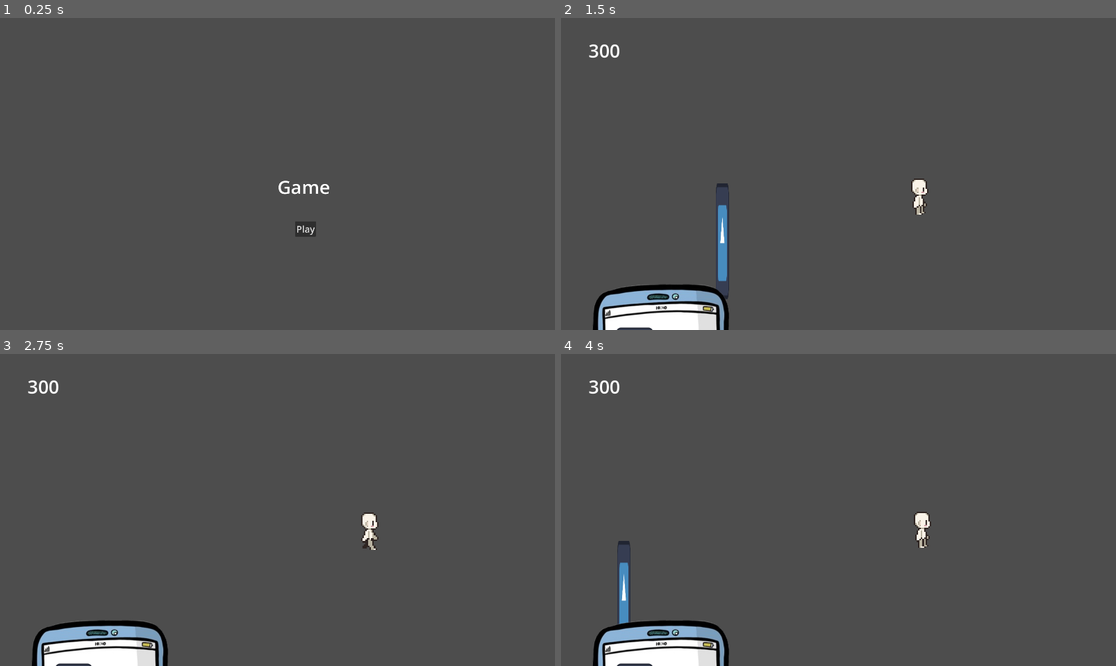
Above: before the commit, frames 1-4 (two rows, left to right).
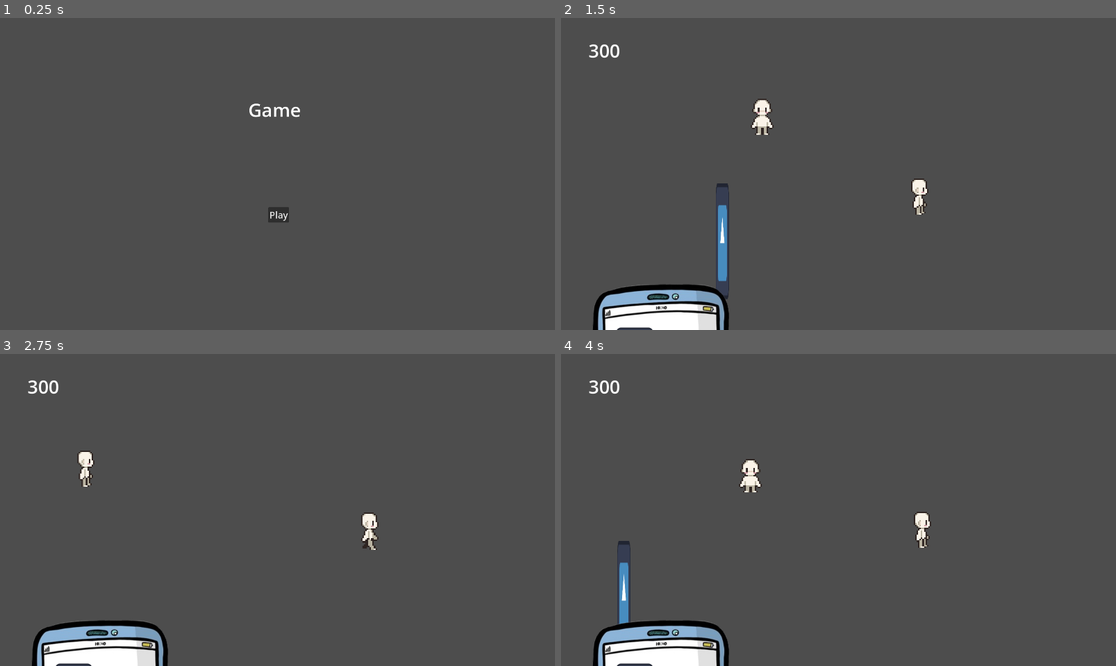
Above: after the commit, the same moments.

Repository: GiFlorin/backpacker-craze
Game: Godot game, scene res://Assets/UI/main_menu.tscn
The game is run twice, just before and just after one commit, with the same random seed, the same clock (stepped at 60 frames per second) and the same inputs. This scene is started directly instead of the project's main scene. The engine's default icon, where the game draws it, is replaced by a stand-in: a white triangle on a blue panel in a dark square.
Inputs (mouse positions are in pixels of both pictures, inside the frame that each line leads up to):
- Up to frame 1 (0.25 s): no input
- Up to frame 2 (1.5 s): click "Play" at 0.5 s; move the mouse to (960, 158) at 1.27 s; hold D (Right) from 1.28 s (still down); tap E (Interaction) at 1.35 s
- Up to frame 3 (2.75 s): keep holding D (Right); tap Up (Up) at 1.52, 2.27 s; move the mouse to (166, 525) at 2.02 s; tap E (Interaction) at 2.1 s
- Up to frame 4 (4 s): move the mouse to (894, 441) at 2.77 s; release D (Right) at 2.78 s; hold A (Left) 2.78-3.53 s; hold Ctrl (Run) 2.78-3.53 s; tap E (Interaction) at 3.05, 3.6 s; move the mouse to (810, 572) at 3.52 s; hold D (Right) from 3.53 s (still down); tap Up (Up) at 3.77 s

The runs differ from the first frame. In frame 1, 0.7% of the frame differs, in the area x 44-60%, y 27-71%; in frame 2, 0.3%; in frame 3, 0.3%; in frame 4, 0.3%.

Commit message:
test npc roaming

Diff:
--- a/Assets/Features/Destinations/tests/du_1.tscn
+++ b/Assets/Features/Destinations/tests/du_1.tscn
@@ -1,25 +1,29 @@
-[gd_scene load_steps=4 format=3 uid="uid://ju21ncpn3rae"]
+[gd_scene format=3 uid="uid://ju21ncpn3rae"]
 
 [ext_resource type="PackedScene" uid="uid://bnxhl4u2pv02m" path="res://Assets/Core/GUI/gui.tscn" id="2_jrfnj"]
 [ext_resource type="PackedScene" uid="uid://cfw8yi70insj3" path="res://Assets/Features/Player/top-down/player_top_down.tscn" id="3_34r65"]
+[ext_resource type="PackedScene" uid="uid://c05w6fpga42ua" path="res://Assets/Features/NPCs/test_NPC/test_NPC.tscn" id="4_koavb"]
 [ext_resource type="Texture2D" uid="uid://7q8nimwtc8d4" path="res://Assets/Shared/icon.svg" id="4_wcbp4"]
 
-[node name="du_1" type="Node2D"]
+[node name="du_1" type="Node2D" unique_id=1763371090]
 
-[node name="GUI" parent="." instance=ExtResource("2_jrfnj")]
+[node name="GUI" parent="." unique_id=1760749710 instance=ExtResource("2_jrfnj")]
 
-[node name="y-sort" type="Node2D" parent="."]
+[node name="y-sort" type="Node2D" parent="." unique_id=1620348064]
 y_sort_enabled = true
 
-[node name="player_top_down" parent="y-sort" instance=ExtResource("3_34r65")]
+[node name="player_top_down" parent="y-sort" unique_id=409976025 instance=ExtResource("3_34r65")]
 position = Vector2(210, 127)
 
-[node name="Camera2D" type="Camera2D" parent="y-sort/player_top_down"]
+[node name="Camera2D" type="Camera2D" parent="y-sort/player_top_down" unique_id=598675472]
 position = Vector2(-210, -127)
 position_smoothing_enabled = true
 
-[node name="Icon" type="Sprite2D" parent="y-sort"]
+[node name="Icon" type="Sprite2D" parent="y-sort" unique_id=20896120]
 position = Vector2(-354, 433)
 scale = Vector2(0.3577375, 3.1244721)
 texture = ExtResource("4_wcbp4")
 offset = Vector2(2.7953491, -64.01081)
+
+[node name="TestNpc" parent="." unique_id=56760943 instance=ExtResource("4_koavb")]
+position = Vector2(-215, -149)
--- /dev/null
+++ b/Assets/Features/NPCs/Dialogue/dialogue.tscn
@@ -0,0 +1,14 @@
+[gd_scene format=3 uid="uid://8xfdssj8seon"]
+
+[node name="Dialogue" type="Control" unique_id=1369785993]
+layout_mode = 3
+anchors_preset = 15
+anchor_right = 1.0
+anchor_bottom = 1.0
+grow_horizontal = 2
+grow_vertical = 2
+
+[node name="NinePatchRect" type="NinePatchRect" parent="." unique_id=1302491801]
+layout_mode = 0
+offset_right = 40.0
+offset_bottom = 40.0
--- /dev/null
+++ b/Assets/Features/NPCs/test_NPC/test_NPC.tscn
@@ -0,0 +1,232 @@
+[gd_scene format=3 uid="uid://c05w6fpga42ua"]
+
+[ext_resource type="Texture2D" uid="uid://dylf6buecphv2" path="res://Assets/Features/Player/top-down/16x32 All Animations-Sheet.png" id="1_7h0l3"]
+[ext_resource type="Script" uid="uid://c7bus7cn577hl" path="res://Assets/Features/NPCs/test_NPC/test_npc.gd" id="1_7l48l"]
+
+[sub_resource type="AtlasTexture" id="AtlasTexture_kuldf"]
+atlas = ExtResource("1_7h0l3")
+region = Rect2(608, 32, 32, 32)
+
+[sub_resource type="AtlasTexture" id="AtlasTexture_nhnp1"]
+atlas = ExtResource("1_7h0l3")
+region = Rect2(576, 32, 32, 32)
+
+[sub_resource type="AtlasTexture" id="AtlasTexture_de3b5"]
+atlas = ExtResource("1_7h0l3")
+region = Rect2(544, 32, 32, 32)
+
+[sub_resource type="AtlasTexture" id="AtlasTexture_kg1ta"]
+atlas = ExtResource("1_7h0l3")
+region = Rect2(0, 32, 32, 32)
+
+[sub_resource type="AtlasTexture" id="AtlasTexture_660pn"]
+atlas = ExtResource("1_7h0l3")
+region = Rect2(32, 32, 32, 32)
+
+[sub_resource type="AtlasTexture" id="AtlasTexture_fla6f"]
+atlas = ExtResource("1_7h0l3")
+region = Rect2(64, 32, 32, 32)
+
+[sub_resource type="AtlasTexture" id="AtlasTexture_molsn"]
+atlas = ExtResource("1_7h0l3")
+region = Rect2(96, 32, 32, 32)
+
+[sub_resource type="AtlasTexture" id="AtlasTexture_h7sgc"]
+atlas = ExtResource("1_7h0l3")
+region = Rect2(256, 32, 32, 32)
+
+[sub_resource type="AtlasTexture" id="AtlasTexture_p7qt4"]
+atlas = ExtResource("1_7h0l3")
+region = Rect2(288, 32, 32, 32)
+
+[sub_resource type="AtlasTexture" id="AtlasTexture_auige"]
+atlas = ExtResource("1_7h0l3")
+region = Rect2(320, 32, 32, 32)
+
+[sub_resource type="AtlasTexture" id="AtlasTexture_o20xd"]
+atlas = ExtResource("1_7h0l3")
+region = Rect2(352, 32, 32, 32)
+
+[sub_resource type="AtlasTexture" id="AtlasTexture_1esc4"]
+atlas = ExtResource("1_7h0l3")
+region = Rect2(0, 64, 32, 32)
+
+[sub_resource type="AtlasTexture" id="AtlasTexture_cldys"]
+atlas = ExtResource("1_7h0l3")
+region = Rect2(32, 64, 32, 32)
+
+[sub_resource type="AtlasTexture" id="AtlasTexture_0vn7e"]
+atlas = ExtResource("1_7h0l3")
+region = Rect2(64, 64, 32, 32)
+
+[sub_resource type="AtlasTexture" id="AtlasTexture_2tgr1"]
+atlas = ExtResource("1_7h0l3")
+region = Rect2(96, 64, 32, 32)
+
+[sub_resource type="AtlasTexture" id="AtlasTexture_y8ku8"]
+atlas = ExtResource("1_7h0l3")
+region = Rect2(256, 64, 32, 32)
+
+[sub_resource type="AtlasTexture" id="AtlasTexture_opb72"]
+atlas = ExtResource("1_7h0l3")
+region = Rect2(288, 64, 32, 32)
+
+[sub_resource type="AtlasTexture" id="AtlasTexture_hosa4"]
+atlas = ExtResource("1_7h0l3")
+region = Rect2(320, 64, 32, 32)
+
+[sub_resource type="AtlasTexture" id="AtlasTexture_o3qcu"]
+atlas = ExtResource("1_7h0l3")
+region = Rect2(352, 64, 32, 32)
+
+[sub_resource type="AtlasTexture" id="AtlasTexture_c8j2n"]
+atlas = ExtResource("1_7h0l3")
+region = Rect2(512, 64, 32, 32)
+
+[sub_resource type="AtlasTexture" id="AtlasTexture_ayxjw"]
+atlas = ExtResource("1_7h0l3")
+region = Rect2(544, 64, 32, 32)
+
+[sub_resource type="AtlasTexture" id="AtlasTexture_dqo4s"]
+atlas = ExtResource("1_7h0l3")
+region = Rect2(576, 64, 32, 32)
+
+[sub_resource type="AtlasTexture" id="AtlasTexture_k0msu"]
+atlas = ExtResource("1_7h0l3")
+region = Rect2(608, 64, 32, 32)
+
+[sub_resource type="SpriteFrames" id="SpriteFrames_7l48l"]
+animations = [{
+"frames": [{
+"duration": 1.0,
+"texture": SubResource("AtlasTexture_kuldf")
+}, {
+"duration": 1.0,
+"texture": SubResource("AtlasTexture_nhnp1")
+}, {
+"duration": 1.0,
+"texture": SubResource("AtlasTexture_de3b5")
+}],
+"loop": true,
+"name": &"idle_back",
+"speed": 5.0
+}, {
+"frames": [{
+"duration": 1.0,
+"texture": SubResource("AtlasTexture_kg1ta")
+}, {
+"duration": 1.0,
+"texture": SubResource("AtlasTexture_660pn")
+}, {
+"duration": 1.0,
+"texture": SubResource("AtlasTexture_fla6f")
+}, {
+"duration": 1.0,
+"texture": SubResource("AtlasTexture_molsn")
+}],
+"loop": true,
+"name": &"idle_front",
+"speed": 5.0
+}, {
+"frames": [{
+"duration": 1.0,
+"texture": SubResource("AtlasTexture_h7sgc")
+}, {
+"duration": 1.0,
+"texture": SubResource("AtlasTexture_p7qt4")
+}, {
+"duration": 1.0,
+"texture": SubResource("AtlasTexture_auige")
+}, {
+"duration": 1.0,
+"texture": SubResource("AtlasTexture_o20xd")
+}],
+"loop": true,
+"name": &"idle_side",
+"speed": 5.0
+}, {
+"frames": [{
+"duration": 1.0,
+"texture": SubResource("AtlasTexture_1esc4")
+}, {
+"duration": 1.0,
+"texture": SubResource("AtlasTexture_cldys")
+}, {
+"duration": 1.0,
+"texture": SubResource("AtlasTexture_0vn7e")
+}, {
+"duration": 1.0,
+"texture": SubResource("AtlasTexture_2tgr1")
+}],
+"loop": true,
+"name": &"walk_down",
+"speed": 5.0
+}, {
+"frames": [{
+"duration": 1.0,
+"texture": SubResource("AtlasTexture_y8ku8")
+}, {
+"duration": 1.0,
+"texture": SubResource("AtlasTexture_opb72")
+}, {
+"duration": 1.0,
+"texture": SubResource("AtlasTexture_hosa4")
+}, {
+"duration": 1.0,
+"texture": SubResource("AtlasTexture_o3qcu")
+}],
+"loop": true,
+"name": &"walk_side",
+"speed": 5.0
+}, {
+"frames": [{
+"duration": 1.0,
+"texture": SubResource("AtlasTexture_c8j2n")
+}, {
+"duration": 1.0,
+"texture": SubResource("AtlasTexture_ayxjw")
+}, {
+"duration": 1.0,
+"texture": SubResource("AtlasTexture_dqo4s")
+}, {
+"duration": 1.0,
+"texture": SubResource("AtlasTexture_k0msu")
+}],
+"loop": true,
+"name": &"walk_up",
+"speed": 5.0
+}]
+
+[sub_resource type="CapsuleShape2D" id="CapsuleShape2D_f6hga"]
+radius = 19.0
+height = 96.0
+
+[sub_resource type="CircleShape2D" id="CircleShape2D_l26g2"]
+radius = 136.29747
+
+[node name="TestNpc" type="CharacterBody2D" unique_id=56760943]
+script = ExtResource("1_7l48l")
+
+[node name="AnimatedSprite" type="AnimatedSprite2D" parent="." unique_id=441208552]
+texture_filter = 1
+position = Vector2(0, -65.99999)
+scale = Vector2(5, 5)
+sprite_frames = SubResource("SpriteFrames_7l48l")
+animation = &"idle_back"
+
+[node name="CollisionShape" type="CollisionShape2D" parent="." unique_id=368956144]
+position = Vector2(0, -53)
+shape = SubResource("CapsuleShape2D_f6hga")
+
+[node name="chat_detection_area" type="Area2D" parent="." unique_id=833621818]
+
+[node name="CollisionShape2D" type="CollisionShape2D" parent="chat_detection_area" unique_id=1391417237]
+position = Vector2(-1, -53)
+shape = SubResource("CircleShape2D_l26g2")
+
+[node name="Timer" type="Timer" parent="." unique_id=1030227786]
+autostart = true
+
+[connection signal="body_entered" from="chat_detection_area" to="." method="_on_chat_detection_area_body_entered"]
+[connection signal="body_exited" from="chat_detection_area" to="." method="_on_chat_detection_area_body_exited"]
+[connection signal="timeout" from="Timer" to="." method="_on_timer_timeout"]
--- /dev/null
+++ b/Assets/Features/NPCs/test_NPC/test_npc.gd
@@ -0,0 +1,80 @@
+extends CharacterBody2D
+@onready var animated_sprite: AnimatedSprite2D = $AnimatedSprite
+
+const speed = 300
+var cur_state = IDLE
+
+var dir = Vector2.RIGHT
+var start_pos
+
+var is_roaming: bool = true
+var is_chatting: bool = false
+
+var player
+var player_in_chat_zone
+
+enum {
+	IDLE,
+	NEW_DIR,
+	MOVE
+}
+
+func _ready():
+	randomize()
+	start_pos = position
+
+func _process(delta):
+	if cur_state == 0 or cur_state == 1:
+		animated_sprite.play("idle_front")
+		animated_sprite.flip_h = false
+	elif cur_state == 2 and !is_chatting:
+		if dir.x == -1:
+			animated_sprite.play("walk_side")
+			animated_sprite.flip_h = true
+		elif dir.x == 1:
+			animated_sprite.play("walk_side")
+			animated_sprite.flip_h = false
+
+		if dir.y == -1:
+			animated_sprite.play("walk_up")
+			animated_sprite.flip_h = false
+		elif dir.y == 1:
+			animated_sprite.play("walk_down")
+			animated_sprite.flip_h = false
+
+	if is_roaming:
+		match cur_state:
+			IDLE:
+				pass
+			NEW_DIR:
+				dir = choose([Vector2.RIGHT, Vector2.UP, Vector2.LEFT, Vector2.DOWN])
+			MOVE:
+				move(delta)
+
+	if Input.is_action_just_pressed("Interaction") and player_in_chat_zone:
+		print("chatting with npc")
+		is_roaming = false
+		is_chatting = true
+		animated_sprite.play("idle_front")
+
+func choose(array: Array):
+	array.shuffle()
+	return array.front()
+
+func move(delta):
+	if !is_chatting:
+		position += dir * speed * delta
+
+
+func _on_chat_detection_area_body_entered(body: Node2D) -> void:
+	if body.is_in_group("Player"):
+		player = body
+		player_in_chat_zone = true
+
+func _on_chat_detection_area_body_exited(body: Node2D) -> void:
+	if body.is_in_group("Player"):
+		player_in_chat_zone = false
+
+func _on_timer_timeout() -> void:
+	$Timer.wait_time = choose([0.5, 1, 1.5])
+	cur_state = choose([IDLE, NEW_DIR, MOVE])
--- a/Assets/Features/Player/top-down/player_top_down.tscn
+++ b/Assets/Features/Player/top-down/player_top_down.tscn
@@ -578,7 +578,7 @@
 [sub_resource type="RectangleShape2D" id="RectangleShape2D_1e1qb"]
 size = Vector2(49, 38)
 
-[node name="player_top_down" type="CharacterBody2D" unique_id=487611596]
+[node name="player_top_down" type="CharacterBody2D" unique_id=487611596 groups=["Player"]]
 script = ExtResource("1_1e1qb")
 
 [node name="AnimatedSprite" type="AnimatedSprite2D" parent="." unique_id=388849534]
--- a/Assets/UI/main_menu.tscn
+++ b/Assets/UI/main_menu.tscn
@@ -5,18 +5,20 @@
 [node name="MainMenu" type="Node2D" unique_id=906774019]
 
 [node name="Label" type="Label" parent="." unique_id=1735216619]
-offset_right = 40.0
-offset_bottom = 23.0
+offset_left = -101.0
+offset_top = -267.0
+offset_right = 81.0
+offset_bottom = -179.0
 theme_override_font_sizes/font_size = 64
 text = "Game"
 
 [node name="Camera2D" type="Camera2D" parent="." unique_id=718355671]
 
 [node name="play_button" type="Button" parent="." unique_id=1857274938]
-offset_left = 61.0
-offset_top = 164.0
-offset_right = 102.0
-offset_bottom = 195.0
+offset_left = -32.0
+offset_top = 115.0
+offset_right = 40.0
+offset_bottom = 168.0
 theme_override_font_sizes/font_size = 32
 text = "Play
 "
--- a/project.godot
+++ b/project.godot
@@ -43,6 +43,10 @@
 "res://Assets/UI/": "red"
 }
 
+[global_group]
+
+Player=""
+
 [input]
 
 Up={
Not shown, added: Assets/Features/NPCs/test_NPC/test_npc.gd.uid
